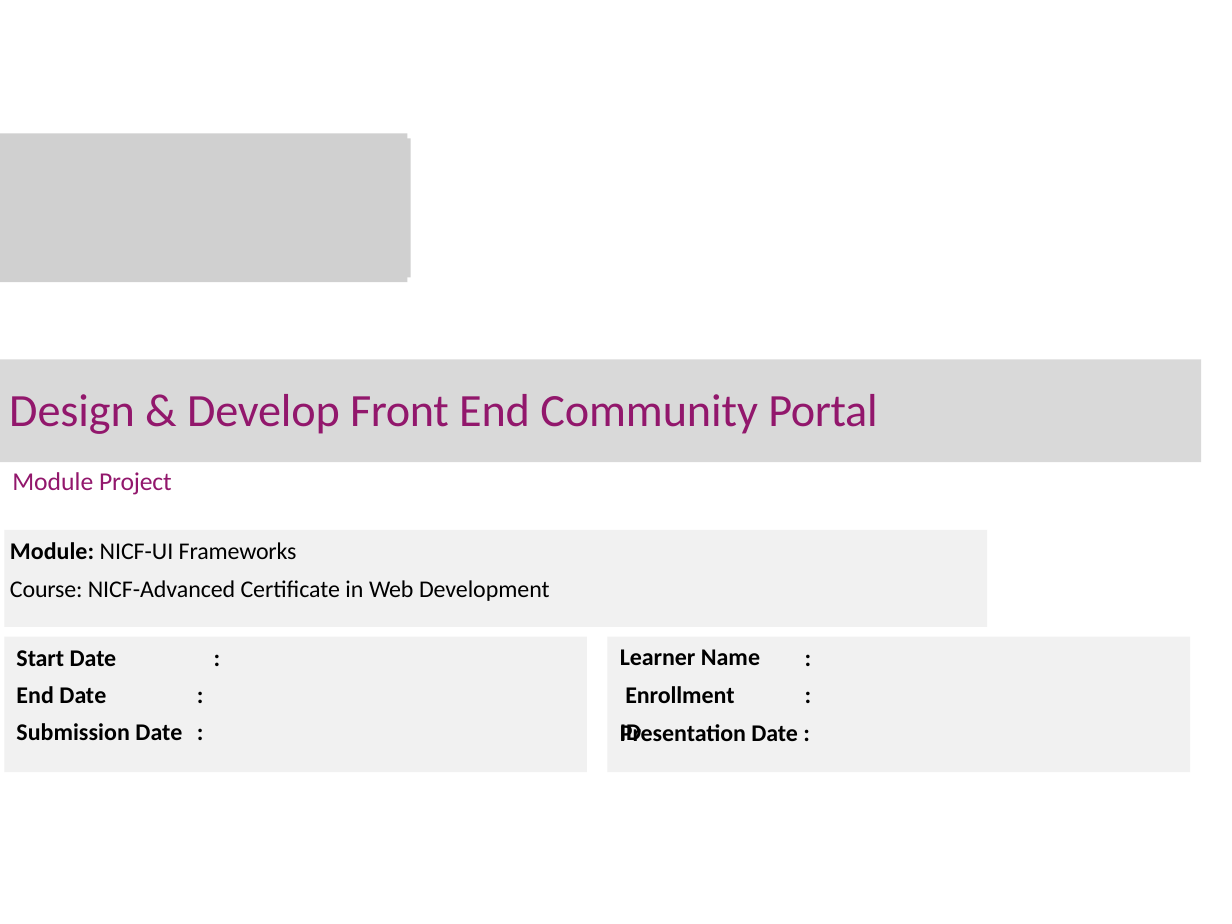
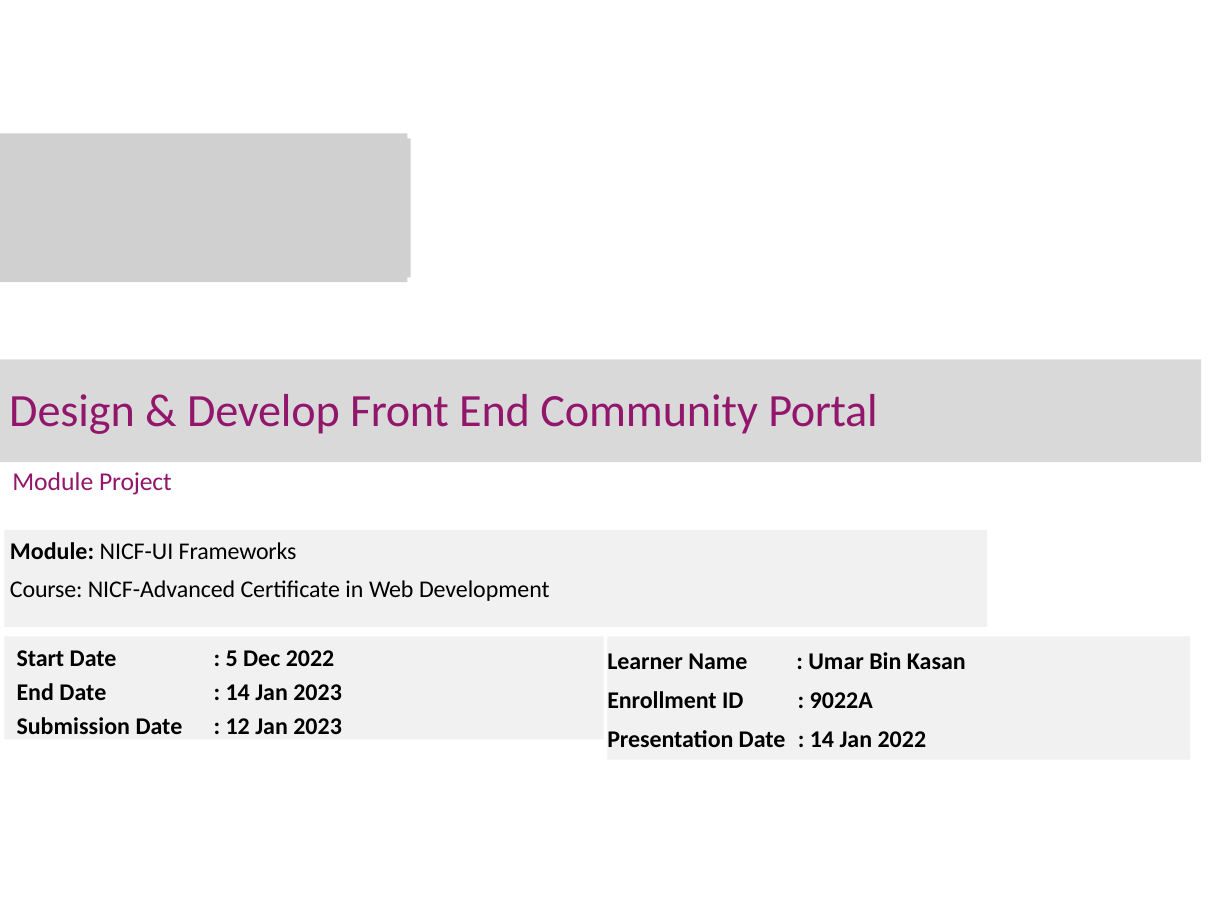
Before and after one commit to UmarKasan/NICF-UI-Frameworks-SubAssign, a slide deck: slide 1 of AC_WD_M3_UI_Frameworks_ITSF_Project_Presentation_V3.pptx. Drawn at 1232x924 pixels with LibreOffice and Linux fonts; fonts in the diff are those of the drawing; grey boxes stand for pictures. Boxes give left, top, right and bottom in pixels: in the first picture for what was removed or moved away, otherwise in the second. Text is boxed around its words. In the diff, an @@ line names an element or a change of style, - is before the commit and + after.

```diff
--- a/AC_WD_M3_UI_Frameworks_ITSF_Project_Presentation_V3.pptx
+++ b/AC_WD_M3_UI_Frameworks_ITSF_Project_Presentation_V3.pptx
@@ rectangle "Start Date : 5 Dec ...": place and size @@
-rectangle "Start Date : 5 Dec ..." at [4,637,586,772]
+rectangle "Start Date : 5 Dec ..." at [4,637,604,740]
@@ text in rectangle at [17,650,342,734]: text changed @@
-Start Date :
-End Date : Submission Date :
+Start Date : 5 Dec 2022
+End Date : 14 Jan 2023
+Submission Date : 12 Jan 2023
@@ text in freeform shape at [607,652,966,747]: text added @@
+Learner Name : Umar Bin Kasan
+Enrollment ID : 9022A
+Presentation Date : 14 Jan 2022
@@ freeform shape "Learner Name : Umar Bin ...": place and size @@
-freeform shape "Learner Name : Umar Bin ..." at [607,637,1190,772]
+freeform shape "Learner Name : Umar Bin ..." at [607,637,1190,760]
@@ text removed at [620,649,760,741] @@
-Learner Name Enrollment ID
@@ text removed at [804,632,813,711] @@
-:
-:
@@ text removed at [620,724,798,741] @@
-Presentation Date :
```
Also in this commit, not shown: 19 other files.
